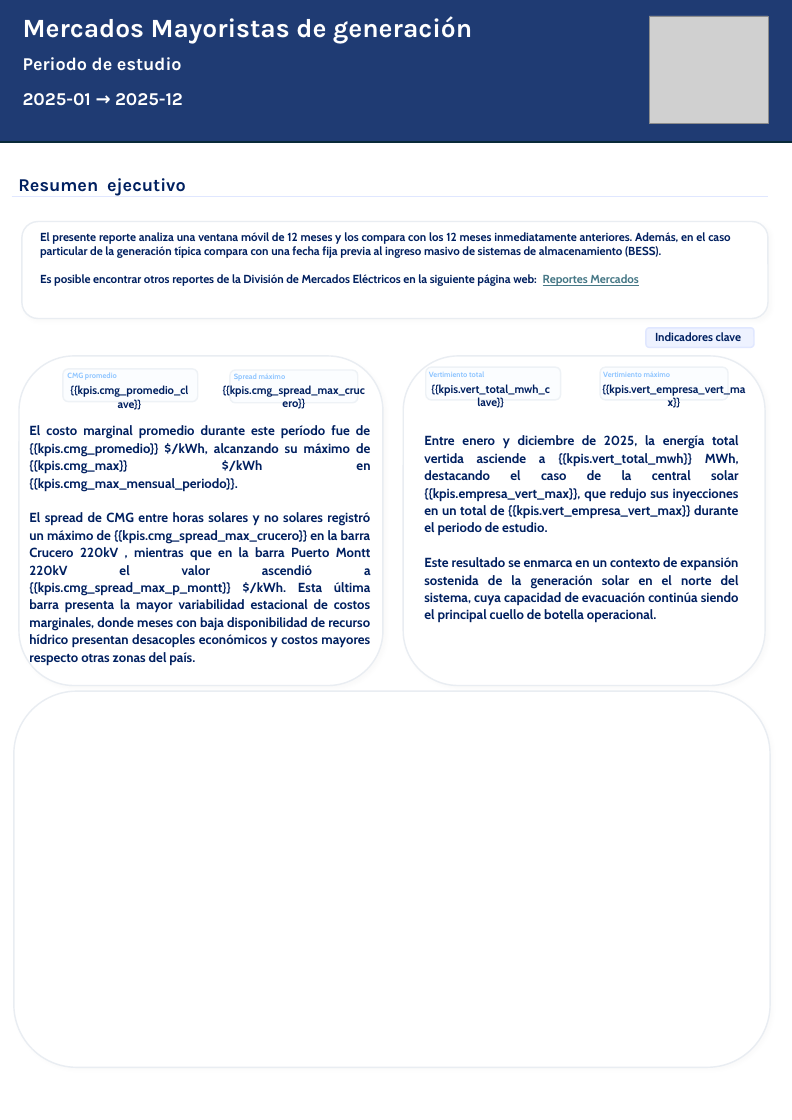
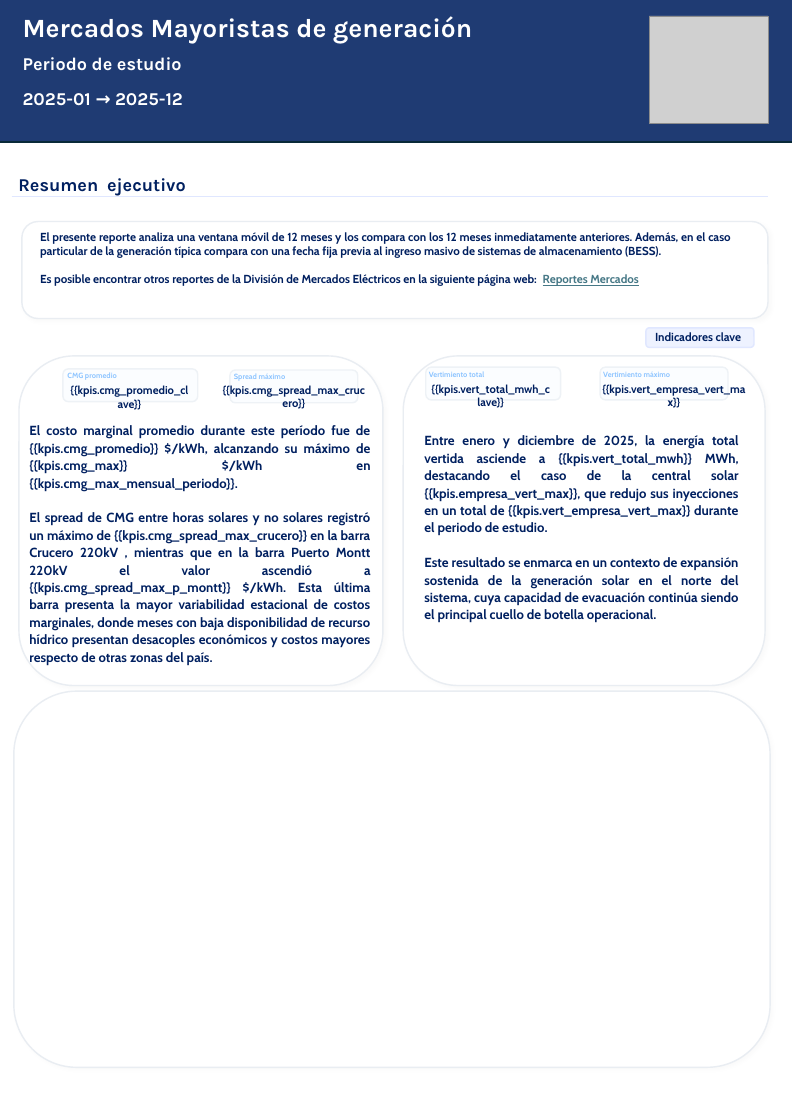
Before and after one commit to Pinzun/reporte_generacion, a slide deck: slide 1 of data/raw/templates/template_reporte.pptx. Drawn at 792x1120 pixels with LibreOffice and Linux fonts; fonts in the diff are those of the drawing; grey boxes stand for pictures; background and template pictures are left out. Boxes give left, top, right and bottom in pixels: in the first picture for what was removed or moved away, otherwise in the second. Text is boxed around its words. In the diff, an @@ line names an element or a change of style, - is before the commit and + after.

```diff
--- a/data/raw/templates/template_reporte.pptx
+++ b/data/raw/templates/template_reporte.pptx
@@ text at [29, 512, 371, 665]: text changed @@
-El spread de CMG entre horas solares y no solares registró un máximo de {{kpis.cmg_spread_max_crucero}} en la barra Crucero 220kV , mientras que en la barra Puerto Montt 220kV el valor ascendió a {{kpis.cmg_spread_max_p_montt}} $/kWh. Esta última barra presenta la mayor variabilidad estacional de costos marginales, donde meses con baja disponibilidad de recurso hídrico presentan desacoples económicos y costos mayores respecto otras zonas del país.
+El spread de CMG entre horas solares y no solares registró un máximo de {{kpis.cmg_spread_max_crucero}} en la barra Crucero 220kV , mientras que en la barra Puerto Montt 220kV el valor ascendió a {{kpis.cmg_spread_max_p_montt}} $/kWh. Esta última barra presenta la mayor variabilidad estacional de costos marginales, donde meses con baja disponibilidad de recurso hídrico presentan desacoples económicos y costos mayores respecto de otras zonas del país.
```
Also in this commit, not shown: 2 other slides changed, 11 other files.
